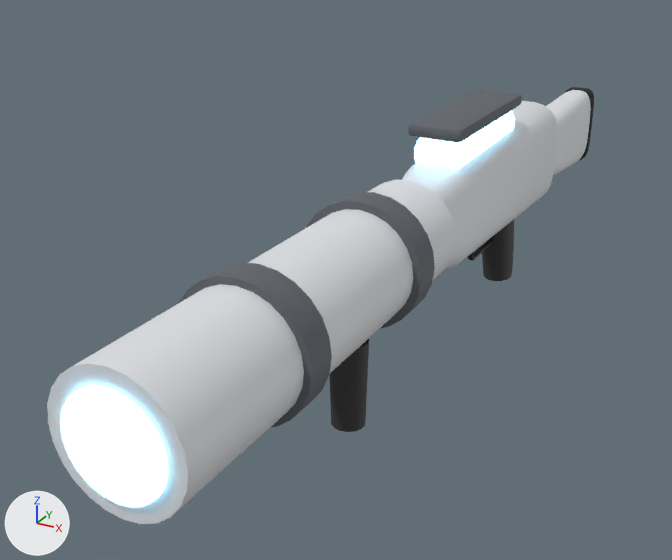
A saved change to the glTF model assets/models/weapons/splasher.glb.
Rendered twice from a 50 mm lens placed at (0.299, -0.865, 0.275), pointed at (-0.086, -0.165, -0.075). The lights are fixed; the arrows at lower left show +X, +Y and +Z. The picture after the commit comes second. Where no turn or scale is listed for an object, it has been applied to the vertices. Vertices at exactly the same position are counted once.

The older version as bpy lines, for what is in view:
```python
me_body = bpy.data.meshes.new('Body')
me_body.from_pydata(...)  # 1028 vertices, 1980 faces; spans x -0.052..0.052, y -0.563..0.327, z -0.133..0.078
# faces by material slot: [216, 524, 468, 492, 84, 196]
me_body.materials.append(mat_metal)  # dark grey #3c3c3f
me_body.materials.append(mat_polymer)  # dark grey #353534
me_body.materials.append(mat_paint)  # white #e5e7eb
me_body.materials.append(mat_accent)  # dark grey #61656c
me_body.materials.append(mat_rubber)  # black #272727
me_body.materials.append(mat_energy)  # cyan #95e1ff, glowing cyan #95e1ff
ob_body = bpy.data.objects.new('Body', me_body)
ob_body.location = (0.0, 0.0, 0.0)
```
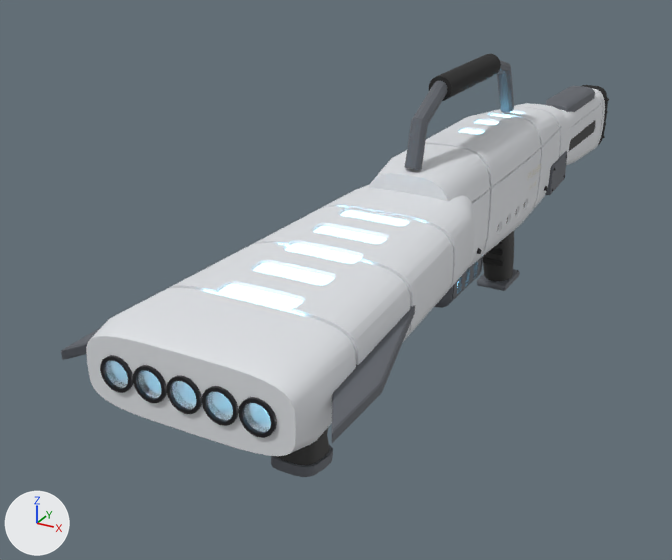
Boxes [x1, y1, x2, y2] around the edits, measured in the pictures (672 x 560 px; the box of a moved part takes in the faces that stretch with it):
'Body', reshaped: before [47, 87, 594, 524]; after [61, 54, 609, 477]
part 1 of me_body, moved or reshaped (not visible afterwards): before [47, 180, 456, 524]
part 2 of me_body, rebuilt: before [402, 101, 557, 269]; after [86, 103, 569, 456]
part 3 of me_body, rebuilt (9% shorter): before [546, 90, 591, 175]; after [559, 88, 605, 165]
part 4 of me_body, rebuilt: before [482, 220, 514, 281]; after [483, 231, 514, 281]
part 5 of me_body, deleted: before [60, 89, 522, 507]
part 6 of me_body, reshaped: before [414, 87, 594, 261]; after [61, 54, 609, 477]

What changed in the scene script:
```text
Change me_body:
    used by ob_body; location = (0.0, 0.0, 0.0)
    remove me_body.from_pydata(...)  # 1028 vertices, 1980 faces; spans x -0.052..0.052, y -0.563..0.327, z -0.133..0.078
    add me_body.from_pydata(...)  # 12465 vertices, 24626 faces; spans x -0.096..0.096, y -0.502..0.392, z -0.142..0.119
    me_body part 1: the loose piece of 48 vertices spanning x -0.047..0.047, y -0.56..-0.2, z -0.047..0.047 is multiplied about its middle by the matrix ((0.0, 0.0, 0.0), (-0.004, 0.0, 0.031), (-0.031, 0.0, -0.004)), then moved by (0.041, 0.514, -0.038), in mat_metal (dark grey #3c3c3f)
    me_body part 2: the loose piece of 104 vertices spanning x -0.038..0.038, y -0.2..0.14, z -0.06..0.05 is rebuilt with 4887 vertices and now spans x -0.078..0.078, y -0.5..0.17, z -0.062..0.055
    me_body part 3: the loose piece of 88 vertices spanning x -0.021..0.021, y 0.12..0.315, z -0.07..0.022 is rebuilt with 1052 vertices and now spans x -0.024..0.024, y 0.16..0.376, z -0.07..0.018
    me_body part 4: the loose piece of 84 vertices spanning x -0.017..0.017, y 0.007..0.069, z -0.133..-0.04 is rebuilt with 128 vertices and now spans x -0.017..0.017, y 0.007..0.072, z -0.136..-0.044
    me_body part 5: 7 loose pieces with 368 vertices, spanning x -0.052..0.052, y -0.563..0.01, z -0.13..0.078, are deleted
    me_body part 6: 8 vertices moved within x -0.003..0.003, y -0.04..0.03, z -0.084; 124 vertices removed from x -0.022..0.022, y -0.14..0.327, z -0.083..0.072; 5378 vertices added at x -0.096..0.096, y -0.502..0.392, z -0.142..0.119
    other edits to the shape of me_body do not show in these pictures
```
